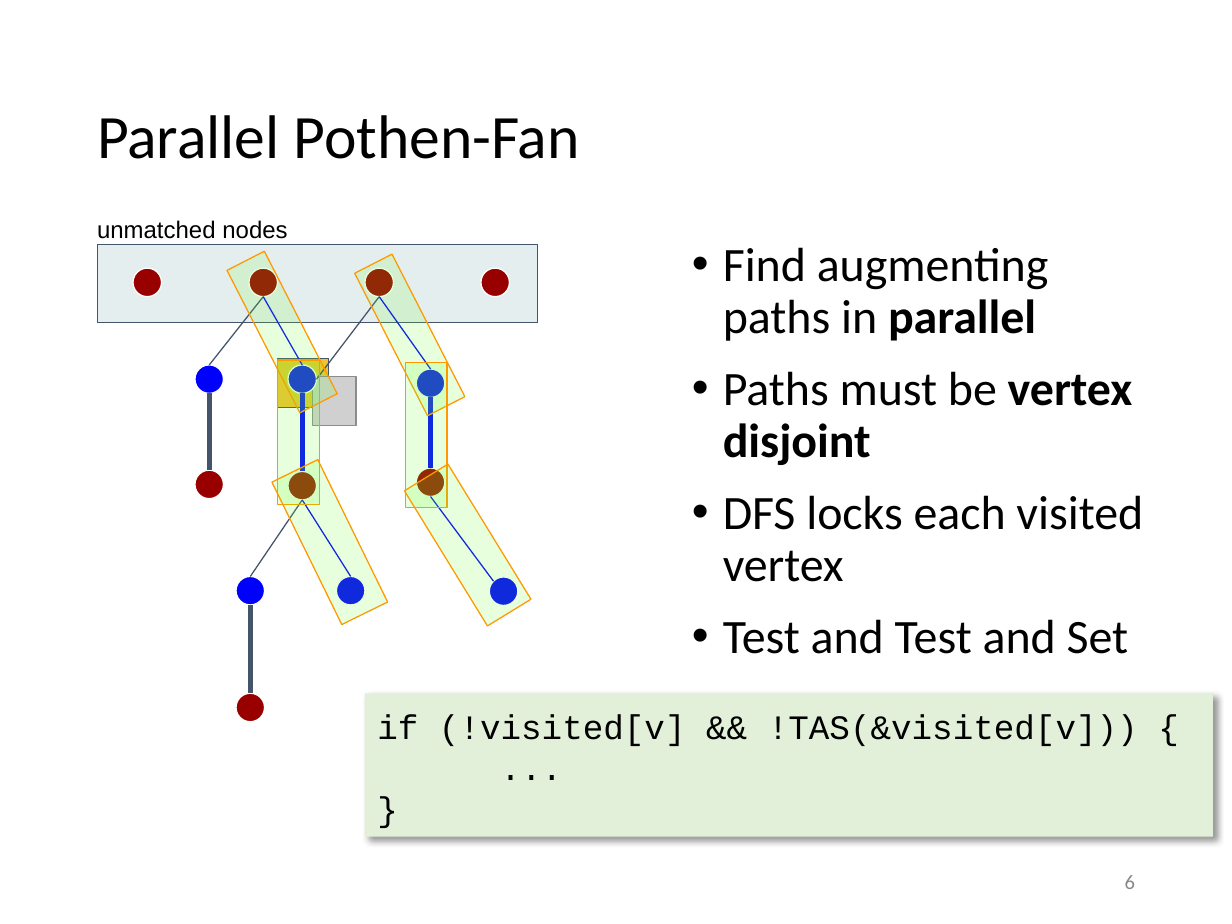
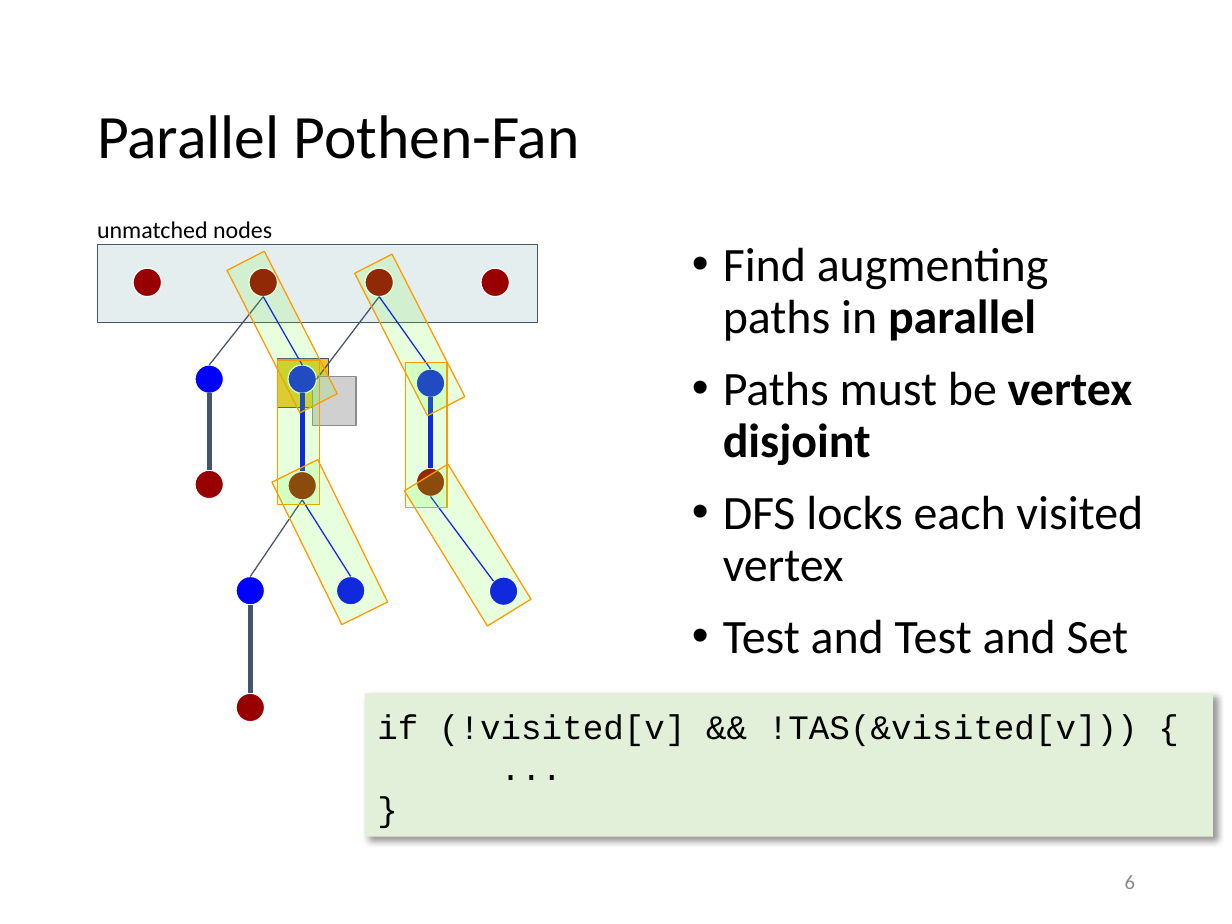
Before and after one commit to suem/dphpc-project, a slide deck: slide 6 of Final Presentation.pptx. Drawn at 1232x924 pixels with LibreOffice and Linux fonts; fonts in the diff are those of the drawing; grey boxes stand for pictures. Boxes give left, top, right and bottom in pixels: in the first picture for what was removed or moved away, otherwise in the second. Text is boxed around its words. In the diff, an @@ line names an element or a change of style, - is before the commit and + after.

```diff
--- a/Final Presentation.pptx
+++ b/Final Presentation.pptx
@@ text "unmatched nodes" at (97, 221, 272, 245): font Arial to Calibri @@
```
Also in this commit, not shown: 6 other slides changed.
